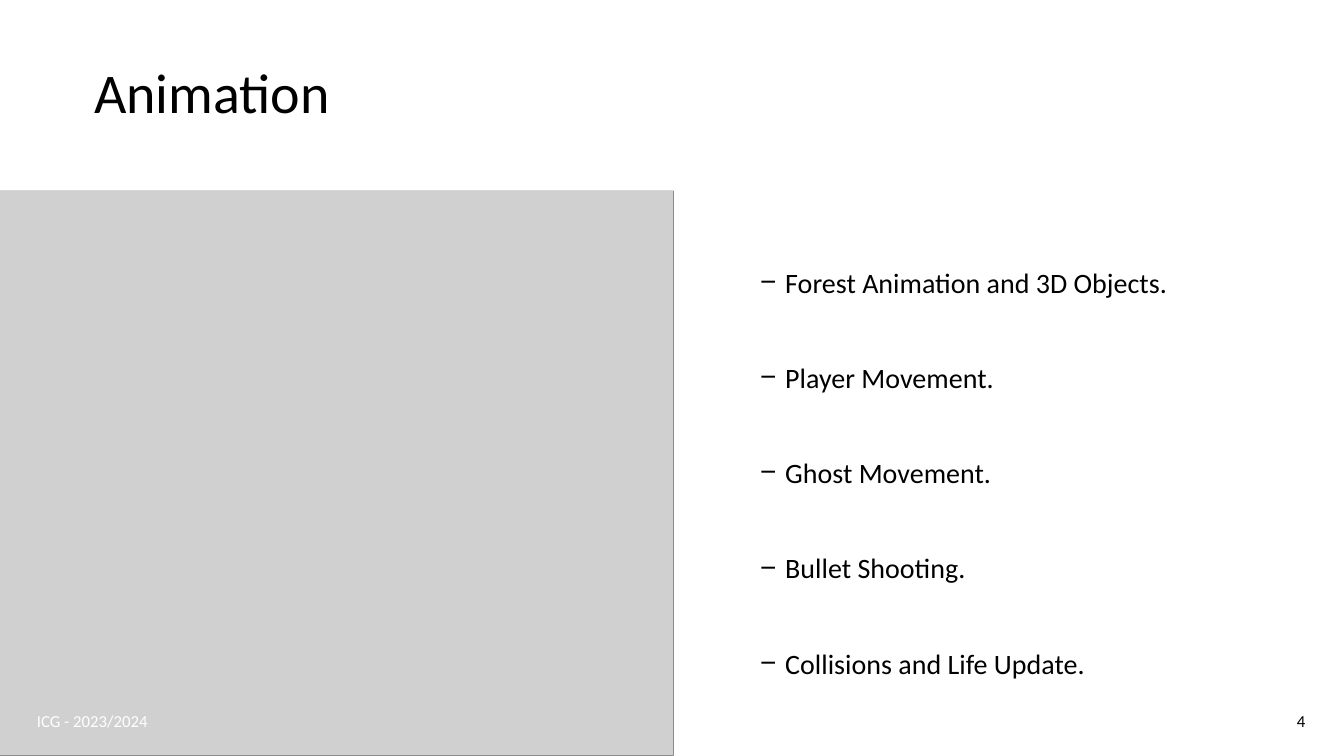
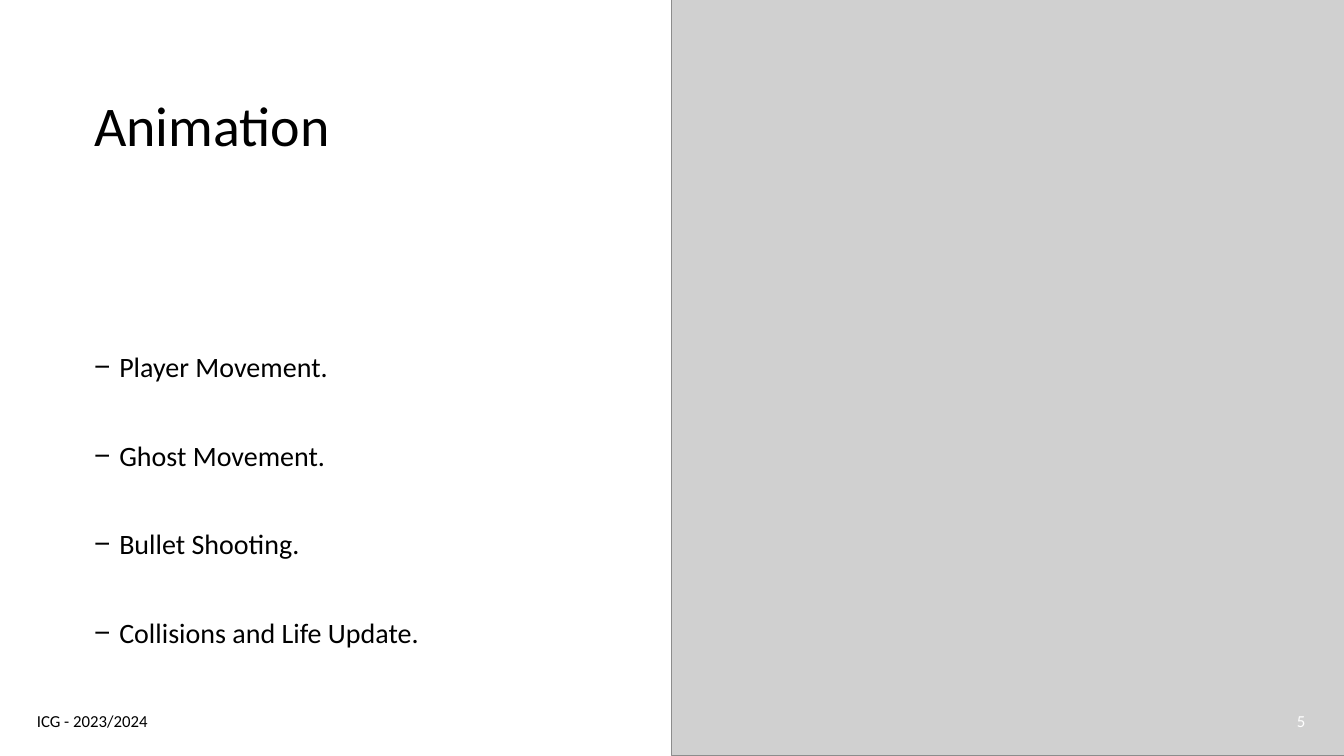
Before and after one commit to joaogasparp/joaogasparp.github.io, a slide deck: slide 5 of docs/icg_final.pptx (slide 4 before the commit). Drawn at 1344x756 pixels with LibreOffice and Linux fonts; fonts in the diff are those of the drawing; grey boxes stand for pictures. Boxes give left, top, right and bottom in pixels: in the first picture for what was removed or moved away, otherwise in the second. Text is boxed around its words. In the diff, an @@ line names an element or a change of style, - is before the commit and + after.

```diff
--- a/docs/icg_final.pptx
+++ b/docs/icg_final.pptx
@@ rectangle resized from (x1=0, y1=0, x2=1344, y2=191) to (x1=0, y1=0, x2=940, y2=252) @@
@@ rectangle at (x1=0, y1=0, x2=940, y2=252): shadow changed @@
@@ picture resized from (x1=0, y1=191, x2=674, y2=756) to (x1=673, y1=0, x2=1344, y2=756) @@
@@ title "Animation" moved from (x1=94, y1=74, x2=330, y2=114) to (x1=94, y1=107, x2=330, y2=147) @@
@@ text at (x1=785, y1=273, x2=1167, y2=298): paragraph removed @@
-− Forest Animation and 3D Objects.
@@ text "Player Movement." moved from (x1=785, y1=273, x2=1167, y2=679) to (x1=119, y1=357, x2=419, y2=648) @@
@@ text "Player Movement." at (x1=119, y1=357, x2=419, y2=648): alignment justified to left; line spacing 1 to 0.9 @@
@@ text "ICG - 2023/2024" at (x1=37, y1=715, x2=148, y2=728): text colour #FFFFFF to #000000 @@
@@ page number at (x1=1297, y1=717, x2=1305, y2=727): text changed; text colour #000000 to #FFFFFF @@
-4
+5
```
Also in this commit, not shown: 7 other slides changed, 1 slide added, 1 other file.
